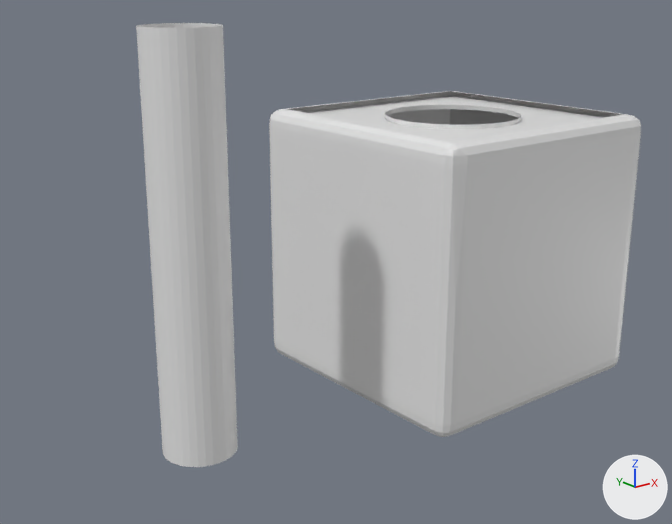
One commit to the Blender file schéma_RecuH2O.blend: the scene before it, then after it.
Both versions are drawn from a 50 mm camera at (-3.99, -3.86, 3.01) aimed at (-0.15, 0.94, 1.09). The lights are fixed; the arrows at lower right show +X, +Y and +Z.
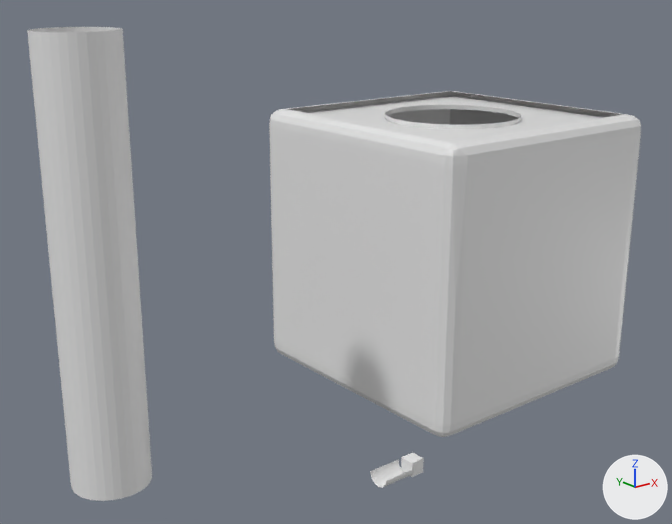
Boxes [x1, y1, x2, y2] around the edits, measured in the pictures (672 x 524 px):
'Cylinder', moved
    before: [136, 23, 238, 467]
    after: [27, 27, 152, 501]
'Cylinder.001', added
    after: [370, 459, 415, 488]
'Cube.001', added
    after: [401, 453, 424, 477]

The change, as a list of edits to the scene's bpy script:
```text
Add me_cube_001:
    me_cube_001.from_pydata(...)  # a box spanning x -0.05..0.05, y -0.05..0.05, z -0.05..0.05
Add me_cylinder_005:
    me_cylinder_005.from_pydata(...)  # 34 vertices, 16 faces; spans x 0.0..0.075, y -0.075..0.075, z -0.12..0.12
Change ob_cylinder:
    ob_cylinder.location: (-1.26, 0.985, 1.36) -> (-1.889, 0.985, 1.36)
Add ob_cube_001:
    ob_cube_001 = bpy.data.objects.new('Cube.001', me_cube_001)
    ob_cube_001.location = (-0.276, 0.0, -0.024)
Add ob_cylinder_001:
    ob_cylinder_001 = bpy.data.objects.new('Cylinder.001', me_cylinder_005)
    ob_cylinder_001.location = (-0.447, 0.0, 0.0)
    ob_cylinder_001.rotation_euler = (0.0, 1.571, 0.0)  # degrees (0, 90, 0)
```
